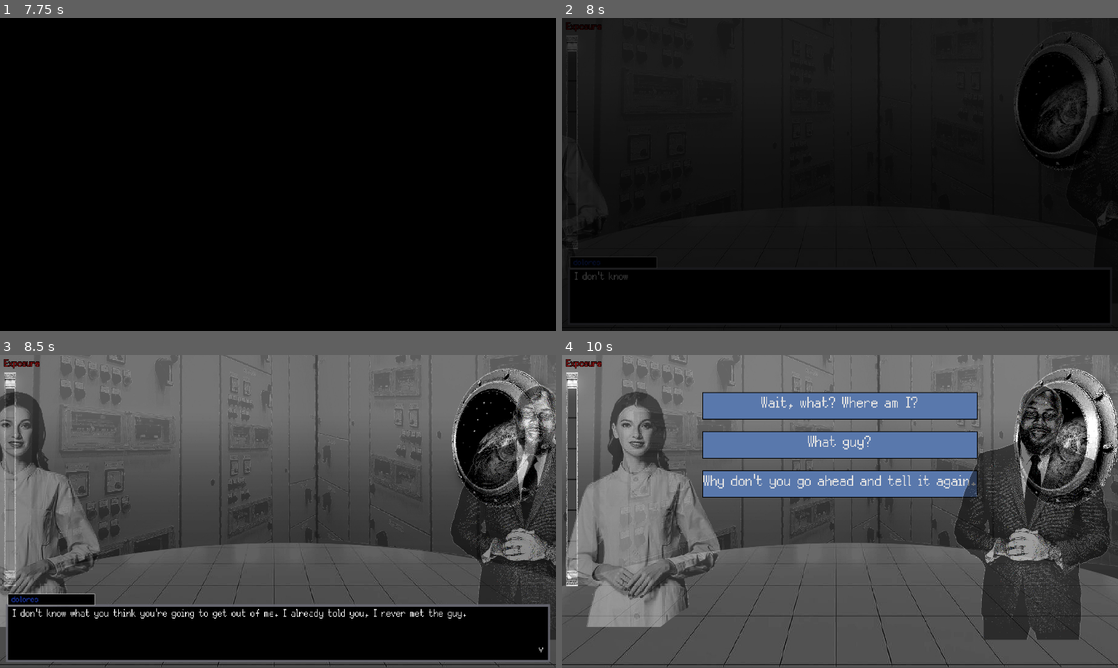
Above: before the commit, frames 1-4 (two rows, left to right).
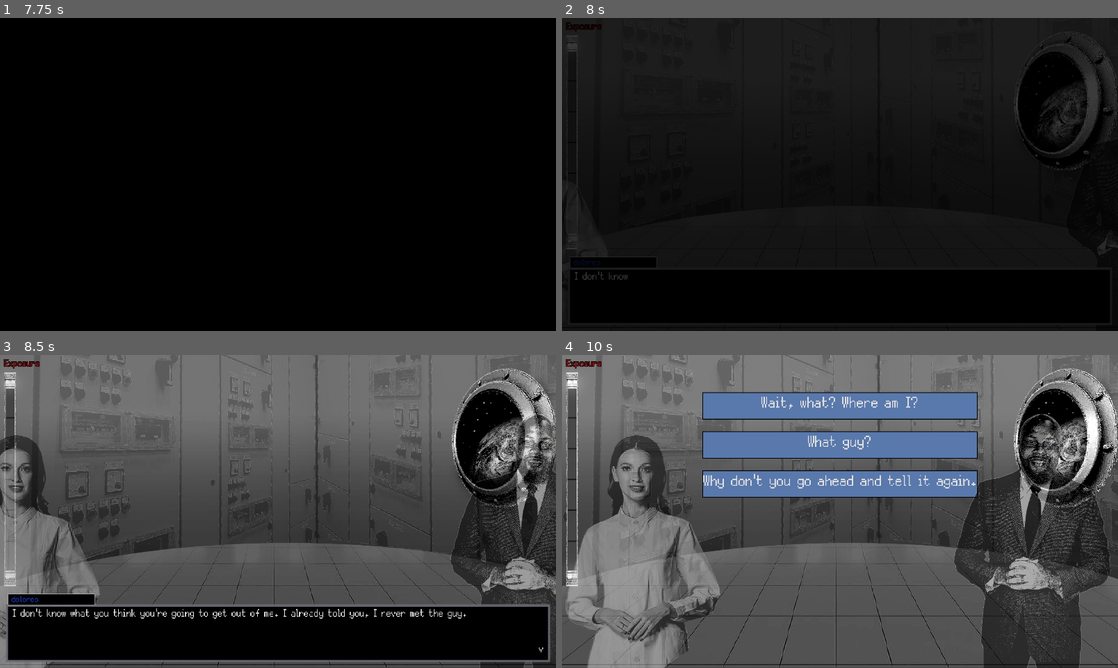
Above: after the commit, the same moments.

Repository: Bmoel/GMTK-2023
Game: Godot game, scene res://Scenes/MainMenu/main_menu.tscn
Two runs of this game, one before a commit and one after it. Both use one fixed random seed, a clock stepped at 60 frames per second and the inputs below.
Inputs (mouse positions are in pixels of both pictures, inside the frame that each line leads up to):
- Up to frame 1 (7.75 s): click "Start" at 0.5 s; click (278, 296) at 1.27 s; type "Alex" at 1.35 s; tap Enter (Enter) at 2, 2.85, 3.5, 4.35, 5, 5.85, 7.35 s; move the mouse to (400, 158) at 2.02 s; hold Up (ui_up) 2.03-2.78 s; hold Enter (Enter) 2.03-2.78 s; tap Space at 2.75, 4.25, 5.75 s; move the mouse to (166, 190) at 2.77 s; hold Down (ui_down) 2.78-3.53 s; move the mouse to (333, 105) at 3.52 s; hold Enter (Enter) 3.53-4.28 s; hold Up (ui_up) 3.53-5.03 s; move the mouse to (250, 237) at 4.27 s; move the mouse to (444, 221) at 5.02 s; hold Enter (Enter) 5.03-5.78 s; hold Down (ui_down) 5.03-7.28 s; move the mouse to (111, 127) at 5.77 s; move the mouse to (305, 174) at 6.52 s; hold Enter (Enter) 6.53-7.28 s; move the mouse to (194, 96) at 7.27 s; hold Up (ui_up) from 7.28 s (still down)
- Up to frame 2 (8 s): keep holding Up (ui_up)
- Up to frame 3 (8.5 s): keep holding Up (ui_up); move the mouse to (400, 495) at 8.02 s; hold Enter (Enter) from 8.03 s (still down)
- Up to frame 4 (10 s): move the mouse to (728, 527) at 8.77 s; release Enter (Enter) at 8.78 s; tap Enter (Enter) at 8.85 s; release Up (ui_up) at 9.5 s; click "Why don't you go ahead and te…" at 9.5 s

Frame 1 is identical in both runs. In frame 2, 0.1% of the frame differs, in the area x 0-100%, y 29-76%; in frame 3, 11%; in frame 4, 20%, in the area x 0-99%, y 9-100%.

Commit message:
touch up

Diff:
--- a/game/Scenes/Executive/Executive.gd
+++ b/game/Scenes/Executive/Executive.gd
@@ -88,8 +88,8 @@
 	fred.get_node("CanvasLayer").get_node("woman").visible = false
 	dpos.frame = 0
 	fpos.frame = 0
-	dpos.position = Vector2(-500,500)
-	fpos.position = Vector2(2400,500)
+	dpos.position = Vector2(-500,650)
+	fpos.position = Vector2(2400,600)
 
 
 
@@ -120,8 +120,8 @@
 func slideCharacter():
 	var tween := create_tween().set_trans(Tween.TRANS_QUINT).set_ease(Tween.EASE_OUT)
 	var tween2 := create_tween().set_trans(Tween.TRANS_QUINT).set_ease(Tween.EASE_OUT)
-	tween.tween_property(dpos, "position", Vector2(300,500), 5)
-	tween2.tween_property(fpos, "position", Vector2(1600,500), 5)
+	tween.tween_property(dpos, "position", Vector2(300,650), 5)
+	tween2.tween_property(fpos, "position", Vector2(1600,600), 5)
 
 
 
